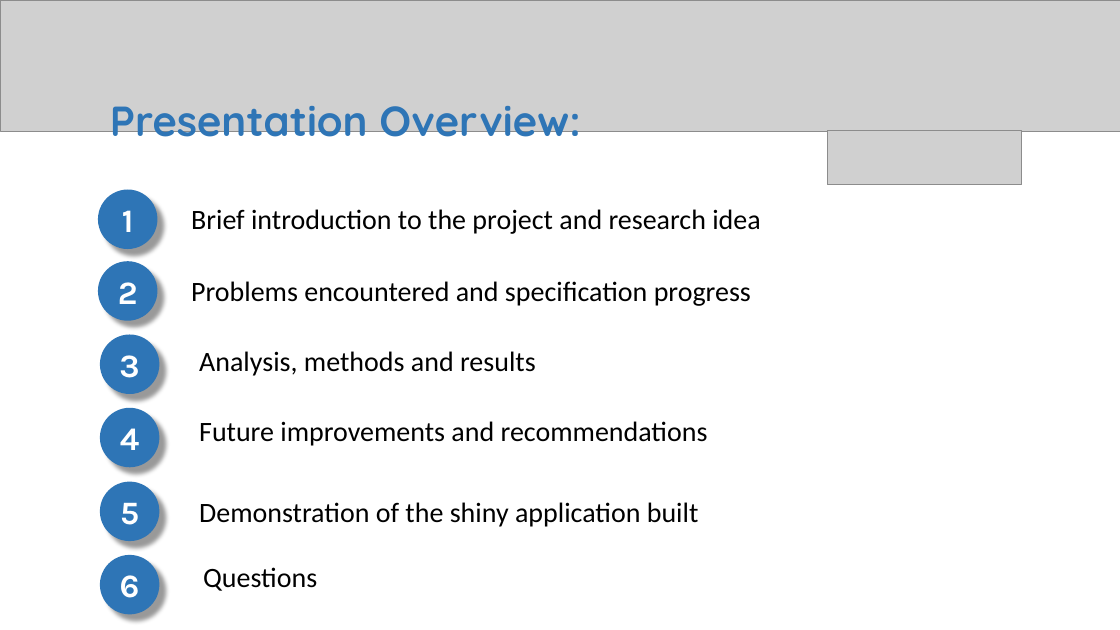
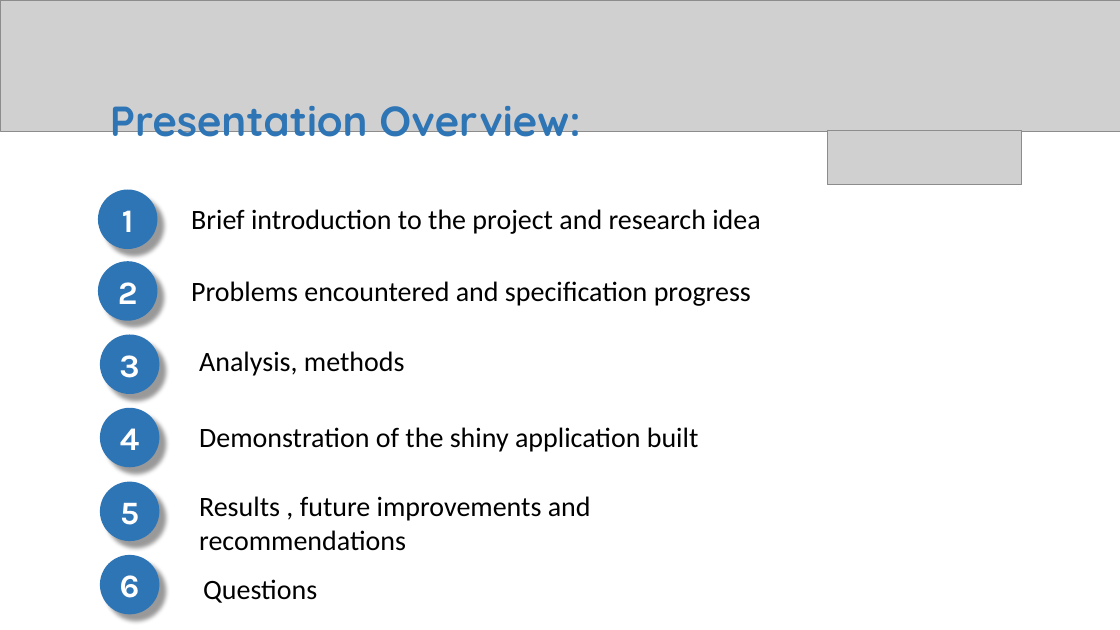
Before and after one commit to Brownsey/wild_pollinators, a slide deck: slide 2 of Project Presentation.pptx. Drawn at 1120x630 pixels with LibreOffice and Linux fonts; fonts in the diff are those of the drawing; grey boxes stand for pictures. Boxes give left, top, right and bottom in pixels: in the first picture for what was removed or moved away, otherwise in the second. Text is boxed around its words. In the diff, an @@ line names an element or a change of style, - is before the commit and + after.

```diff
--- a/Project Presentation.pptx
+++ b/Project Presentation.pptx
@@ text at (x1=199, y1=351, x2=405, y2=376): text changed @@
-Analysis, methods and results
+Analysis, methods
@@ text "Demonstration of the shiny application ..." moved from (x1=199, y1=502, x2=699, y2=527) to (x1=199, y1=427, x2=699, y2=452) @@
@@ text at (x1=199, y1=496, x2=591, y2=551): text changed @@
-Future improvements and recommendations
+Results , future improvements and recommendations
@@ text "Questions" moved from (x1=203, y1=567, x2=317, y2=591) to (x1=203, y1=579, x2=317, y2=603) @@
```
Also in this commit, not shown: 8 other slides changed, 4 other files.
